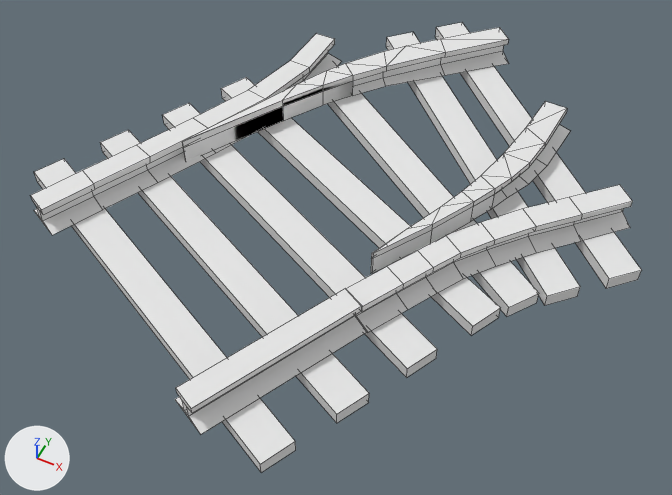
Renders of the OBJ model models/advtrains_dtrack_sy_tieless_r_30.obj from each side of a commit.
Camera for both pictures: a camera (50 mm lens) standing at (0.97, -2.32, 1.9) and looking at (-0.03, -0.32, -0.6). The lights are fixed; the arrows at lower left show +X, +Y and +Z. Mesh edges are drawn as thin lines. Where no turn or scale is listed for an object, it has been applied to the vertices.

Names of what the first picture shows: 'dtrack_sy_30.blades_r_BezierCurve.002', 'dtrack_sy_30.sleepers_Cube.038', 'dtrack_sy_30.stockrails_Cube.031'.
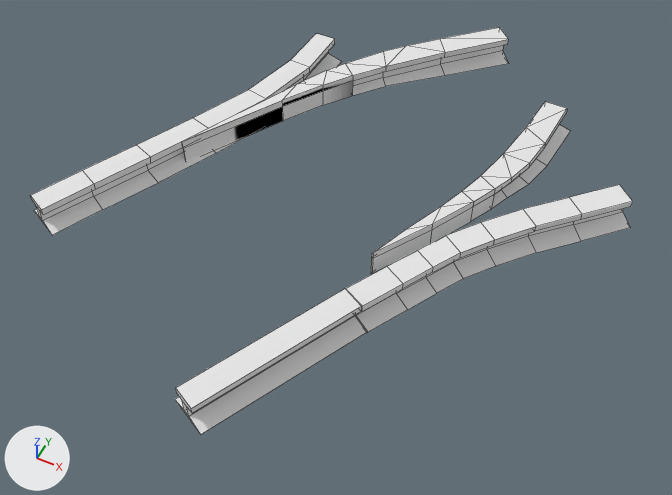
Pixel boxes [x1, y1, x2, y2] of what changed, in the pictures (672 x 495 px):
'dtrack_sy_30.sleepers_Cube.038', deleted: before [34, 22, 641, 473]

Edits to the bpy script that builds the scene:
```text
Remove ob_dtrack_sy_30_sleepers_cube_038:
    ob_dtrack_sy_30_sleepers_cube_038 = bpy.data.objects.new('dtrack_sy_30.sleepers_Cube.038', me_dtrack_sy_30_sleepers_cube_038)
    ob_dtrack_sy_30_sleepers_cube_038.location = (0.0, 0.0, 0.0)
```
